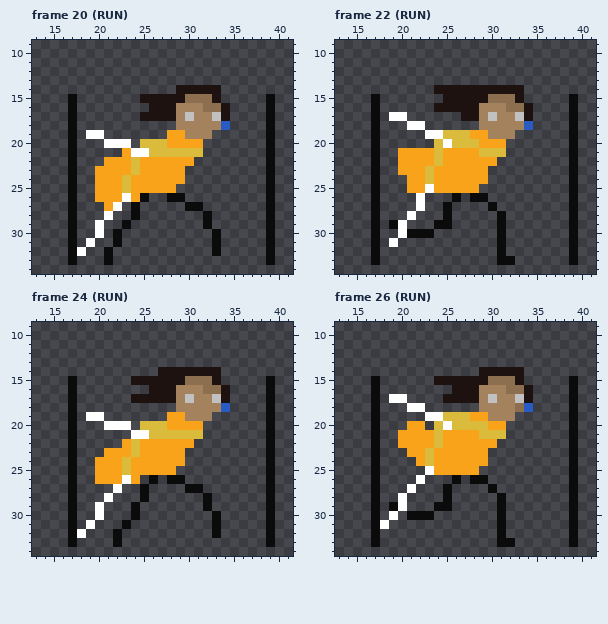
A pixel-art file gets an edit: open-the-portal/characters/SAEMI/SAEMI.aseprite. Above, as it was before the edit.
90x37 pixels, 116 frames. Colours within 5 levels of each other are drawn and written as one. Shown: frame 20 (RUN): x 13..41, y 9..34; frame 22 (RUN): x 13..41, y 9..34; frame 24 (RUN): x 13..41, y 9..34; frame 26 (RUN): x 13..41, y 9..34. The commit also changed other frames, which this record leaves out.
The same view after the edit:
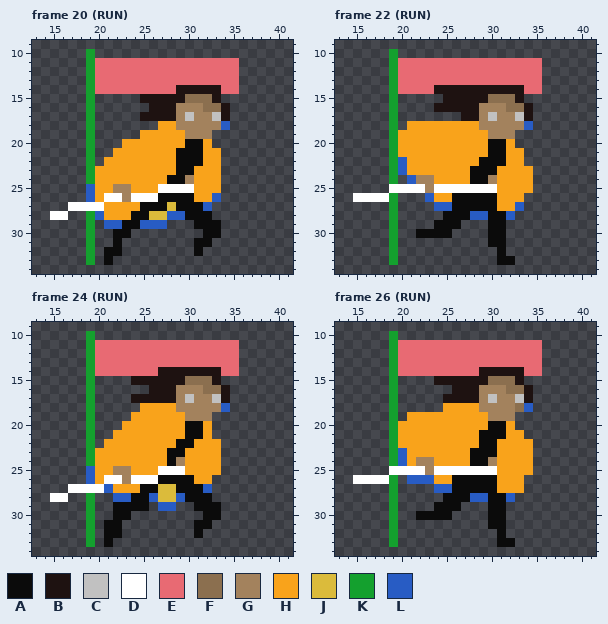
Palette (. is transparent): A #0b0b0b  B #1e1211  C #c1c1c1  D #ffffff  E #e86a73  F #8b6f4f  G #a3825d  H #f9a31b  J #dbbb3b  K #14a02e  L #285cc4
The exact change:
layer "Layer 5" added
layer "Body" now hidden
Changed rows in their new state; - is an unchanged pixel.
Frame 20 (RUN):
first column x 15:
10 ----K--------------------
11 ----KEEEEEEEEEEEEEEEE----
12 ----KEEEEEEEEEEEEEEEE----
13 ----KEEEEEEEEEEEEEEEE----
14 ----KEEEEEEEEE-----EE----
15 --.-K-------------------.
16 --.-K-------------------.
17 --.-K-------------------.
18 --.-K-------HH----------.
19 --.-K.----HHH-----------.
20 --.-K-..HHHHH--AAH------.
21 --.-K--H-HHHHHAAAHH-----.
22 --.-K----H----AAAHH-----.
23 --.-K----H----AAHHH-----.
24 --.-K---H----AAGHHH-----.
25 --.-L--GG---DDDDHHH-----.
26 --.-L-DDGDDDA--AHHL-----.
27 --DDDD-HHHAAAJA--L------.
28 DD.-KLHHH-AJJLLAA-------.
29 --.-K.LL-ALLL---A-A-----.
30 --.-K.--A--------A------.
31 --.-K-----------AA.-----.
32 --..K--A--------A-.-----.
33 --.-K-------------------.
Frame 22 (RUN):
first column x 15:
10 ----K--------------------
11 ----KEEEEEEEEEEEEEEEE----
12 ----KEEEEEEEEEEEEEEEE----
13 ----KEEEEEEEEEEEEEEEE----
14 ----KEEEE----------EE----
15 --.-K-------------------.
16 --.-K-------------------.
17 --.-K.------------------.
18 --.-K-HHHHHHHH----------.
19 --.-KHHHHHHHH-----------.
20 --.-KHHHHHHHHH-AAH------.
21 --.-K----H----HAAHH-----.
22 --.-KL---H----AAAHH-----.
23 --.-KL--H----AAAHHHH----.
24 --.-K-LGG----AAGHHHH----.
25 --.-DDDDGDDDDDDDHHHH----.
26 DDDDK--.LHH-A--AHHH-----.
27 --.-K--.-LLAAAA-HHL-----.
28 --.-K-.----AALLA-L------.
29 --.-K.-----A---A--------.
30 --.-K..--AA----A--------.
31 --.-K----------A--------.
32 --.-K-------------------.
33 --.-K-------------------.
Frame 24 (RUN):
first column x 15:
10 ----K--------------------
11 ----KEEEEEEEEEEEEEEEE----
12 ----KEEEEEEEEEEEEEEEE----
13 ----KEEEEEEEEEEEEEEEE----
14 ----KEEEEEEE-------EE----
15 --.-K-------------------.
16 --.-K-------------------.
17 --.-K-------------------.
18 --.-K-----HHHH----------.
19 --.-K.---HHHH-----------.
20 --.-K-..HHHHH--AAH------.
21 --.-K--HHHHHHHHAAH------.
22 --.-K-HH-H----AAHHH-----.
23 --.-KH---H---AAHHHH-----.
24 --.-K---H----AGHHHH-----.
25 --.-L--GG---DDDHHHH-----.
26 --.-L-DDGDDDA--AHH------.
27 --DDDDLHHH-AJJA--L------.
28 DD.-K-.LLA-LJJLAA-------.
29 --.-K.-AA-A-LL--A-A-----.
30 --.-K.-AA.-------A------.
31 --.-K-AA.-------AA.-----.
32 --..K-A---------A-.-----.
33 --.-K-A.----------------.
Frame 26 (RUN):
first column x 15:
10 ----K--------------------
11 ----KEEEEEEEEEEEEEEEE----
12 ----KEEEEEEEEEEEEEEEE----
13 ----KEEEEEEEEEEEEEEEE----
14 ----KEEEEEEEEE-----EE----
15 --.-K-------------------.
16 --.-K-------------------.
17 --.-K.------------------.
18 --.-K-..--HHHH----------.
19 --.-K-HHHHHHH-----------.
20 --.-KH--HHHHHHHAAH------.
21 --.-K----H----AAAHH-----.
22 --.-K----H----AAHHHH----.
23 --.-KL--H----AAAHHHH----.
24 --.-KLHGG----AAGHHHH----.
25 --.-DDDDGDDDDDDDHHHH----.
26 DDDDK-LLLHH-A--AHHH-----.
27 --.-K-.--LLAAAA-HHH-----.
28 --.-K.-----AALLA-L------.
29 --.-K.-----A---A--------.
30 --.-K-.--AA----A--------.
31 --..K----------A--------.
32 --.-K-------------------.
33 --.-K-------------------.
